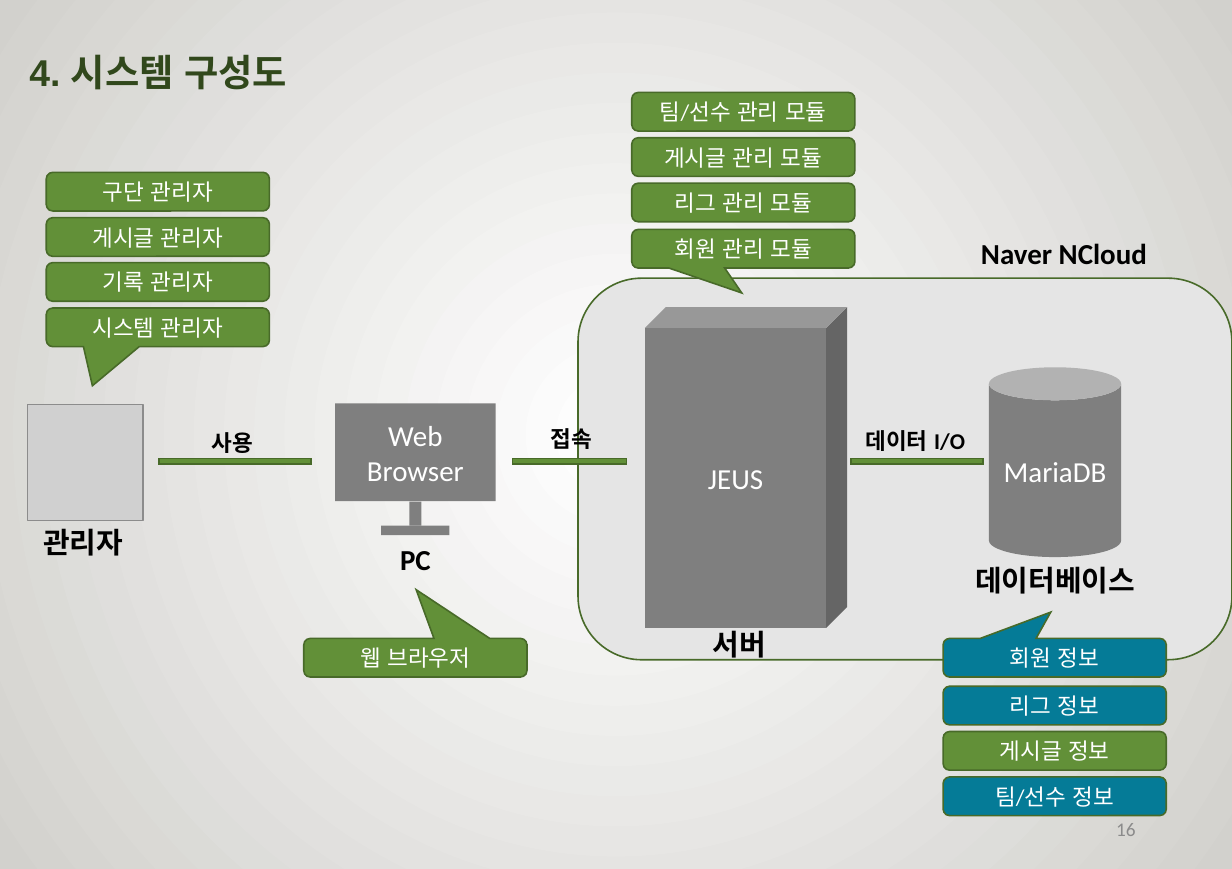
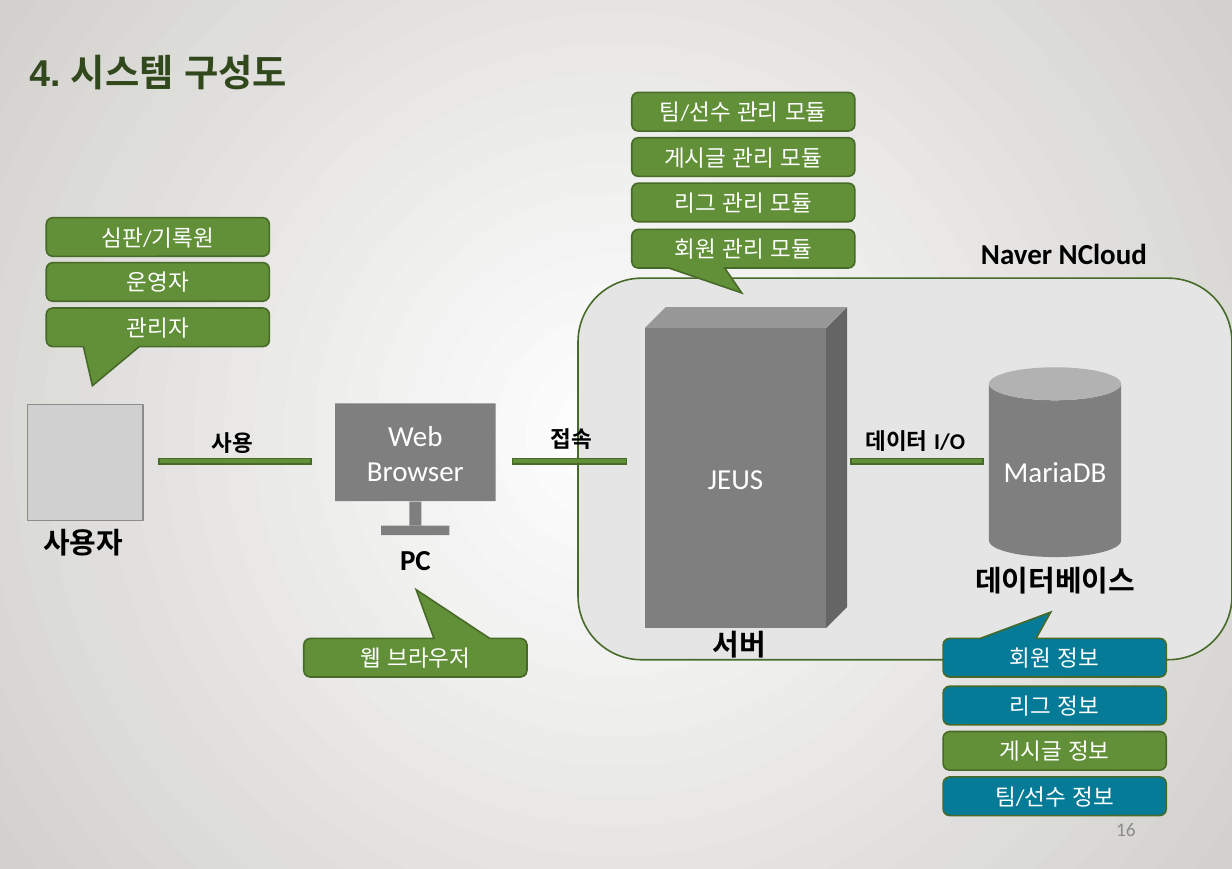
Before and after one commit to rimbong/Webengers, a slide deck: slide 16 of resources/졸작설계서.pptx. Drawn at 1232x869 pixels with LibreOffice and Linux fonts; fonts in the diff are those of the drawing; grey boxes stand for pictures; background and template pictures are left out. Boxes give left, top, right and bottom in pixels: in the first picture for what was removed or moved away, otherwise in the second. Text is boxed around its words. In the diff, an @@ line names an element or a change of style, - is before the commit and + after.

```diff
--- a/resources/졸작설계서.pptx
+++ b/resources/졸작설계서.pptx
@@ rounded rectangle removed at (x1=46, y1=173, x2=270, y2=211) @@
-구단 관리자
@@ text in rounded rectangle at (x1=102, y1=227, x2=215, y2=248): text changed @@
-게시글 관리자
+심판/기록원
@@ text in rounded rectangle at (x1=127, y1=271, x2=189, y2=292): text changed @@
-기록 관리자
+운영자
@@ text in rounded speech box at (x1=127, y1=317, x2=189, y2=338): text changed @@
-시스템 관리자
+관리자
@@ text at (x1=43, y1=528, x2=123, y2=556): text changed @@
-관리자
+사용자
```
Also in this commit, not shown: 1 other file.
